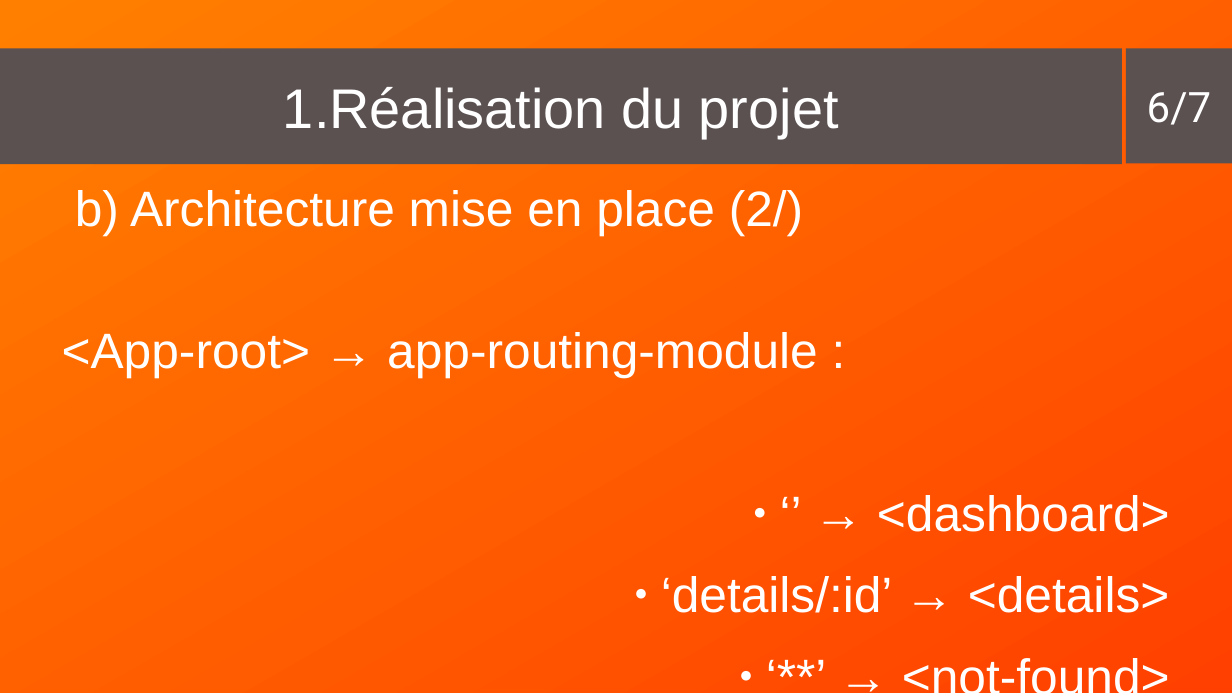
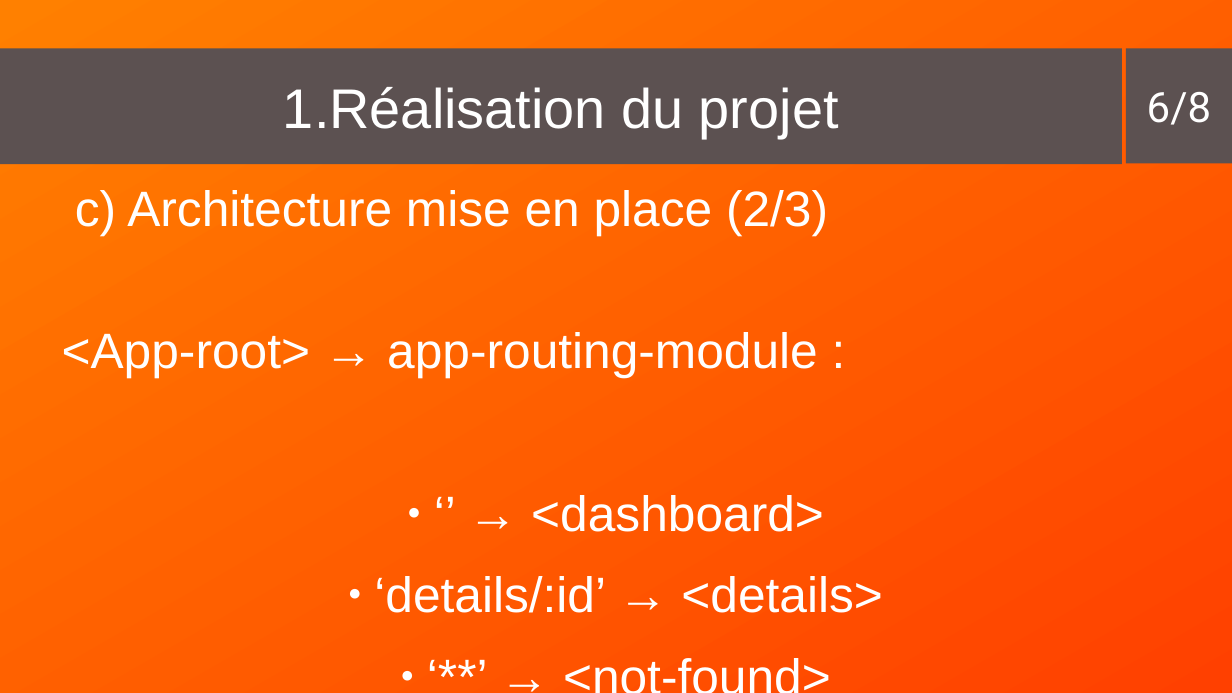
Before and after one commit to ZaeRon007/FormationFullStack, a slide deck: slide 6 of documents/presentation/presentation2.odp. Drawn at 1232x693 pixels with LibreOffice and Linux fonts; fonts in the diff are those of the drawing. Boxes give left, top, right and bottom in pixels: in the first picture for what was removed or moved away, otherwise in the second. Text is boxed around its words. In the diff, an @@ line names an element or a change of style, - is before the commit and + after.

Commit message:
presentation update

```diff
--- a/documents/presentation/presentation2.odp
+++ b/documents/presentation/presentation2.odp
@@ text in rectangle at <box>1147,92,1211,125</box>: text changed @@
-6/7
+6/8
@@ text at <box>127,190,828,236</box>: text changed @@
-b) Architecture mise en place (2/)
+c) Architecture mise en place (2/3)
@@ text at <box>374,495,882,613</box>: alignment right to centre @@
```
Also in this commit, not shown: 5 other slides changed, 1 slide added, 1 other file.
